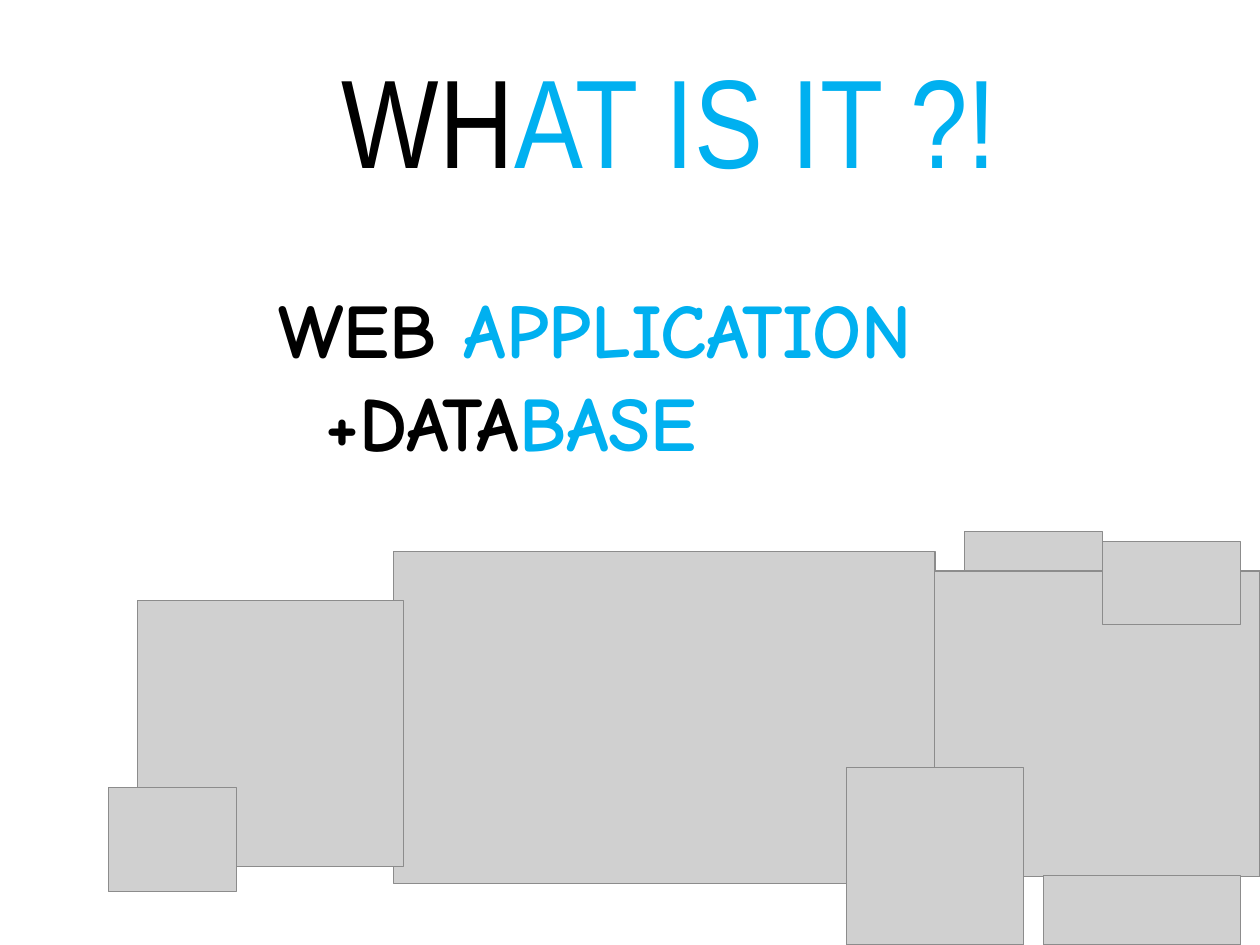
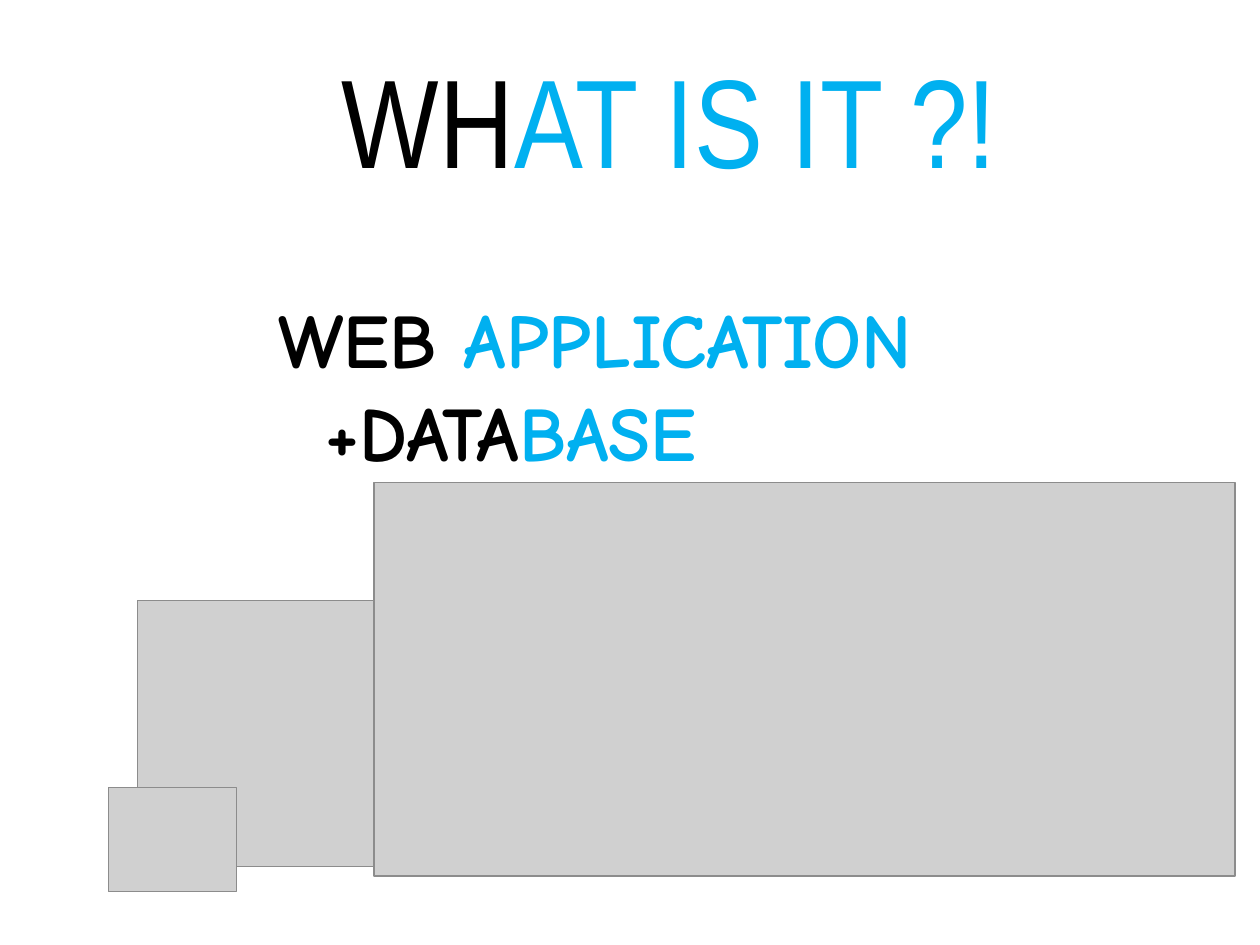
Before and after one commit to rlbozhko/nc-monopoly-ta-2014, a slide deck: slide 4 of docs/Презентация Черновик.pptm. Drawn at 1260x945 pixels with LibreOffice and Linux fonts; fonts in the diff are those of the drawing; grey boxes stand for pictures; background and template pictures are left out. Boxes give left, top, right and bottom in pixels: in the first picture for what was removed or moved away, otherwise in the second. Text is boxed around its words. In the diff, an @@ line names an element or a change of style, - is before the commit and + after.

```diff
--- a/docs/Презентация Черновик.pptm
+++ b/docs/Презентация Черновик.pptm
@@ text "WEB APPLICATION +DATABASE" rewrapped from (278, 305, 912, 452) to (278, 315, 912, 485) @@
@@ picture: place and size @@
-picture at (393, 552, 935, 885)
+picture at (374, 483, 1235, 877)
@@ picture removed at (965, 532, 1102, 571) @@
@@ picture removed at (1102, 542, 1240, 625) @@
@@ picture removed at (935, 571, 1260, 877) @@
@@ picture removed at (847, 767, 1024, 945) @@
@@ picture removed at (1043, 876, 1240, 945) @@
```
Also in this commit, not shown: 4 other slides changed, 4 slides added.
